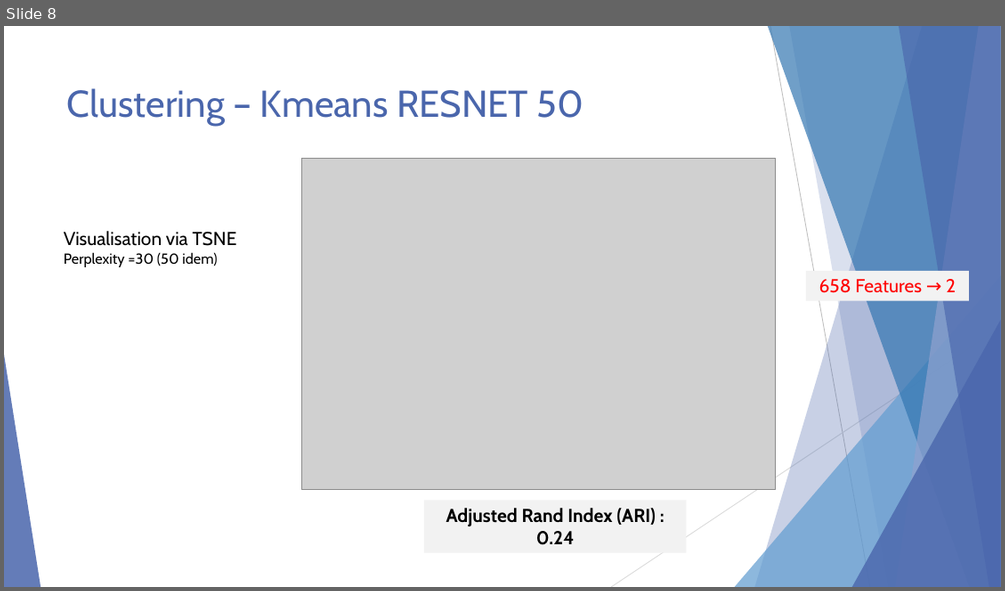
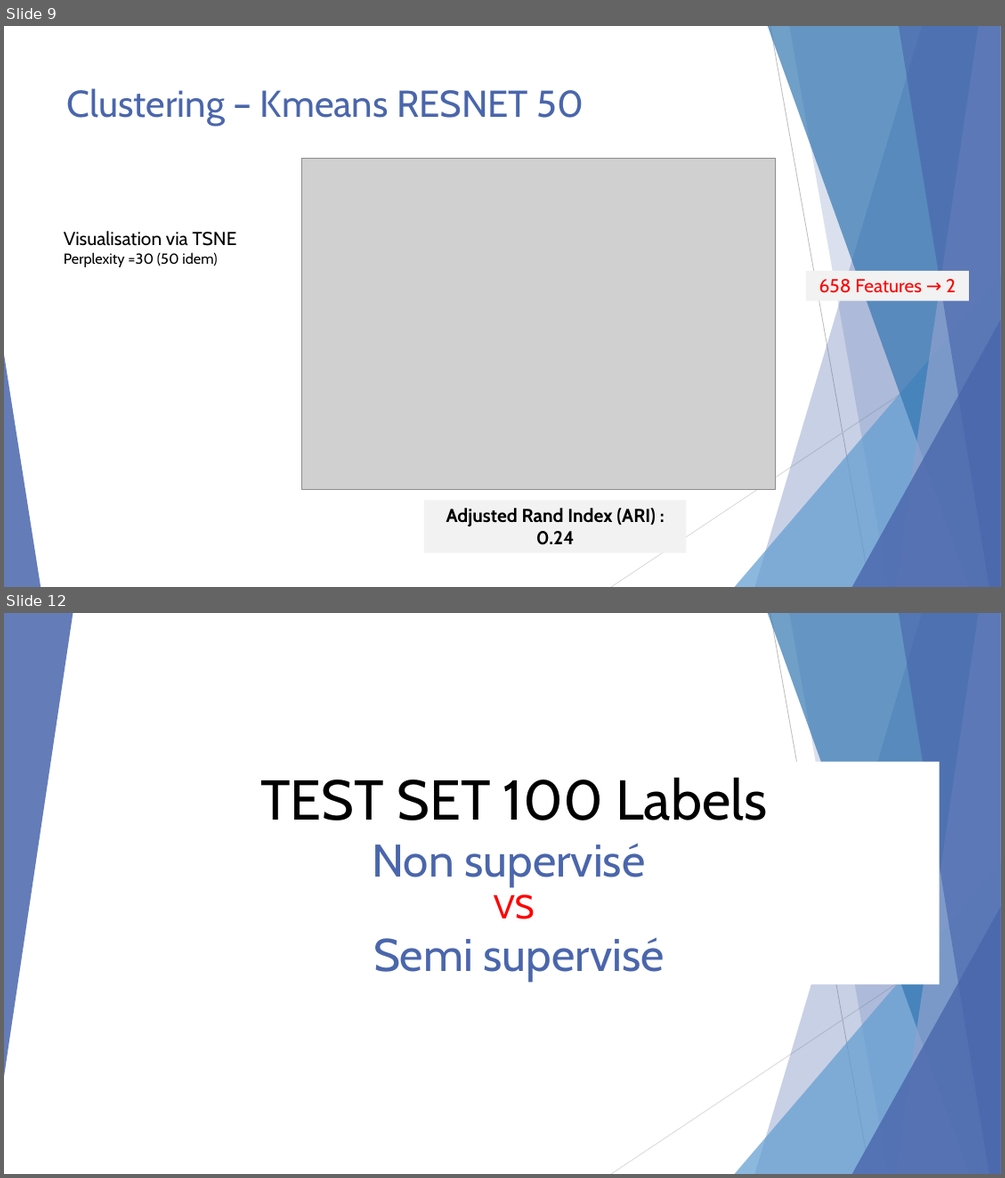
Before and after one commit to KL38/OC_P7_DL_SSL_Brain-Tumor-Detection, a slide deck: Lebayle_Kevin_7_présentation_13.04.26.pptx. Shown one above the other, each under a label of ours: slide 8 before the commit, slides 9 and 12 after it; the slides between them are not shown. The pictures are 1005x591 and 1005x1178 pixels, drawn with LibreOffice and Linux fonts; fonts in the diff are those of the drawing; grey boxes stand for pictures. Boxes give left, top, right and bottom in pixels: in the first picture for what was removed or moved away, otherwise in the second. Text is boxed around its words. In the diff, an @@ line names an element or a change of style, - is before the commit and + after.

```diff
--- a/Lebayle_Kevin_7_présentation_13.04.26.pptx
+++ b/Lebayle_Kevin_7_présentation_13.04.26.pptx
@@ slide 12 added at [4,613,1001,1174], background #FFFFFF; not listed: 9 template elements that a slide beside it also shows @@
@@ triangle added at [4,613,73,1077], fill #4A66AC at 85% opacity @@
@@ text added at [260,777,767,981], 44 pt, text #4A66AC @@
+TEST SET 100 Labels
+Non supervisé
+VS
+Semi supervisé
@@ what was slide 8 is now slide 9 @@
```
Also in this commit, not shown: 8 slides changed, 10 other slides added, 15 other files.
